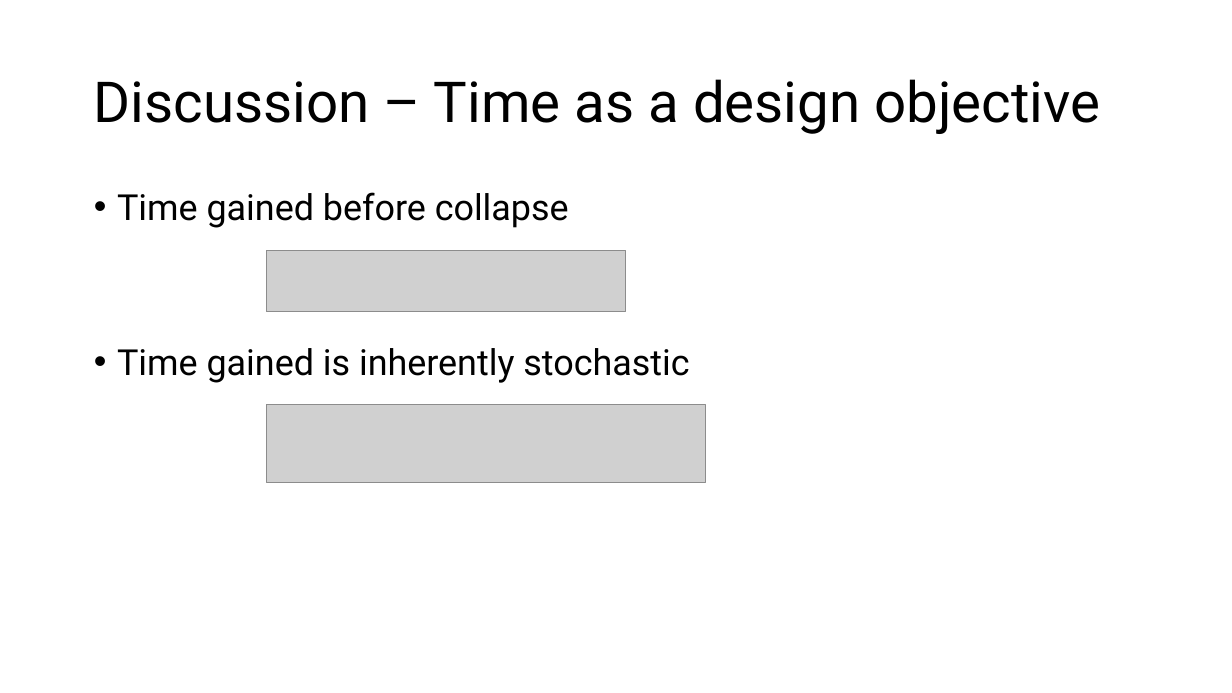
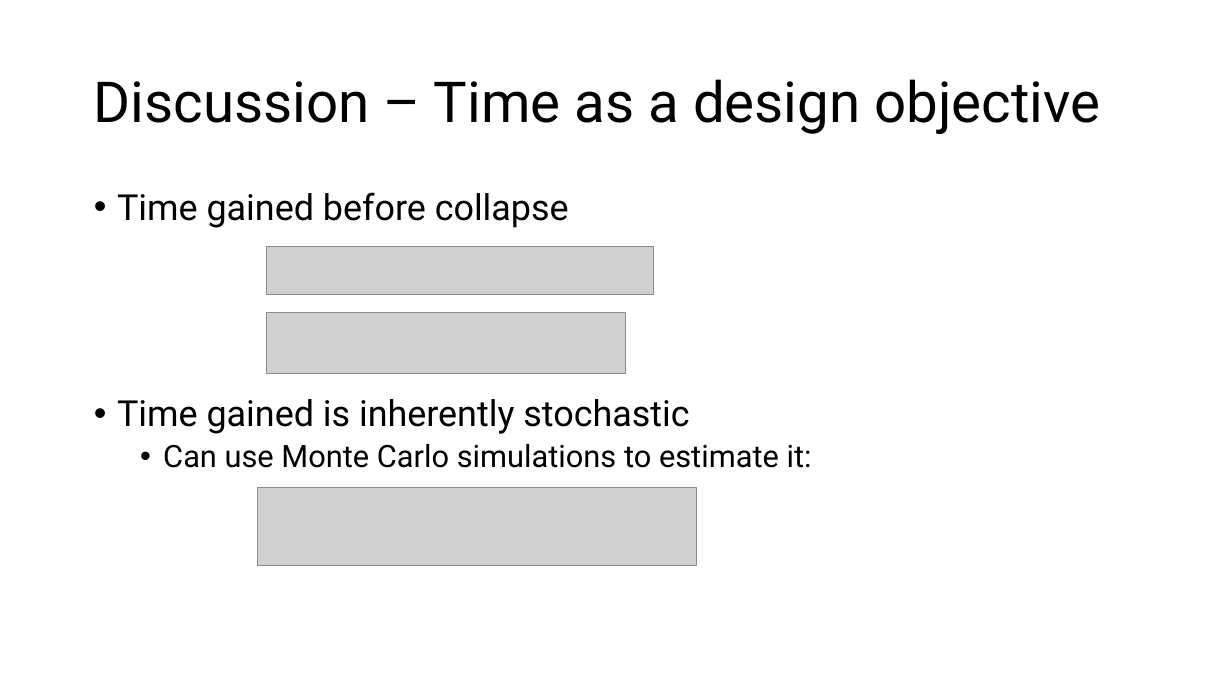
Before and after one commit to steinarb1234/DCL_coco_bond, a slide deck: slide 25 of Enhancing Bank Robustness through Dynamic Control of Leverage.pptx (slide 27 before the commit). Drawn at 1232x693 pixels with LibreOffice and Linux fonts; fonts in the diff are those of the drawing; grey boxes stand for pictures. Boxes give left, top, right and bottom in pixels: in the first picture for what was removed or moved away, otherwise in the second. Text is boxed around its words. In the diff, an @@ line names an element or a change of style, - is before the commit and + after.

```diff
--- a/Enhancing Bank Robustness through Dynamic Control of Leverage.pptx
+++ b/Enhancing Bank Robustness through Dynamic Control of Leverage.pptx
@@ picture added at bbox=[266, 246, 653, 295] @@
@@ picture: place and size @@
-picture at bbox=[266, 250, 626, 312]
+picture at bbox=[266, 312, 626, 374]
@@ text at bbox=[163, 444, 812, 468]: paragraph added @@
+  • Can use Monte Carlo simulations to estimate it:
@@ picture: place and size @@
-picture at bbox=[266, 405, 705, 482]
+picture at bbox=[258, 487, 697, 565]
```
Also in this commit, not shown: 15 other slides changed, 3 slides added, 4 slides removed.
